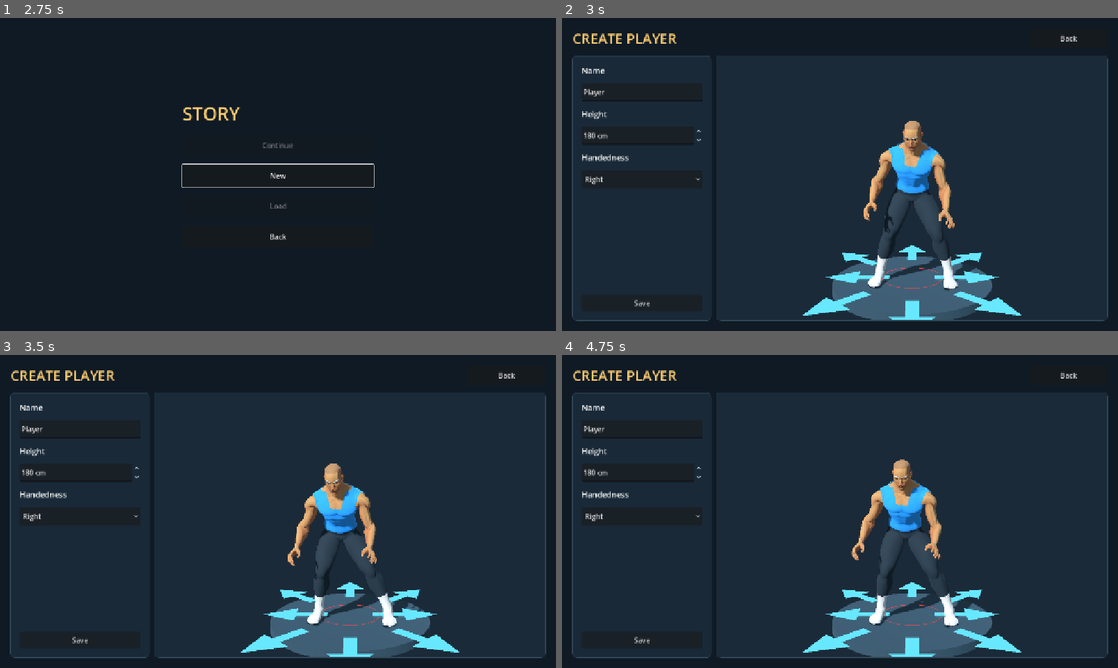
Above: before the commit, frames 1-4 (two rows, left to right).
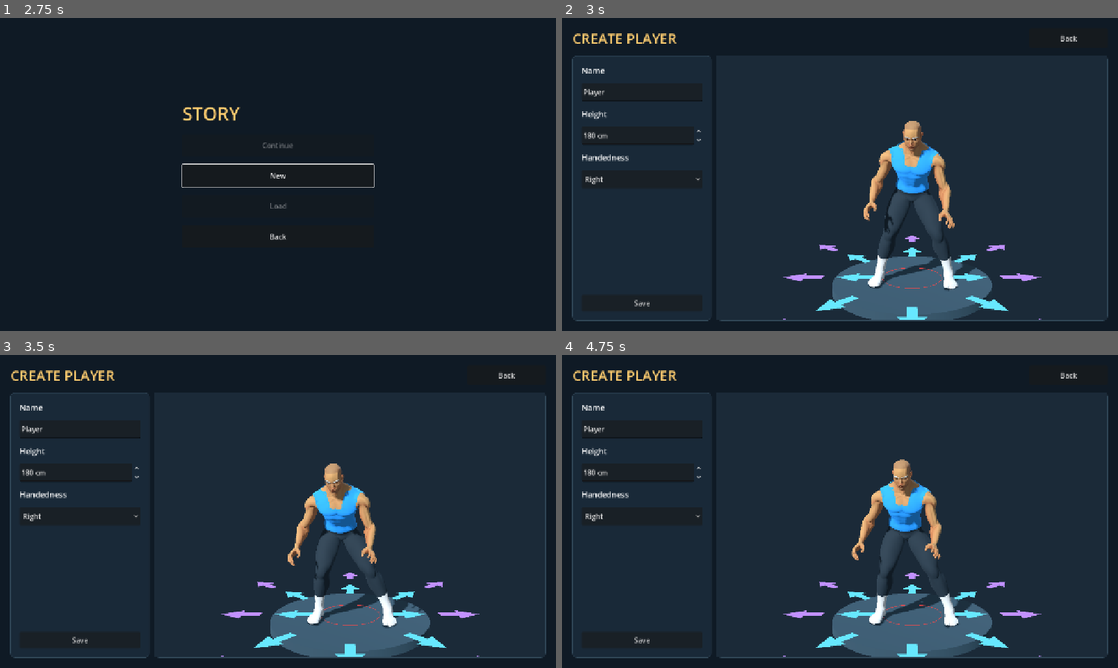
Above: after the commit, the same moments.

Repository: foreandr/volleyball
Game: Godot game, scene res://scenes/main.tscn
Two runs of this game, one before a commit and one after it. Both use one fixed random seed, a clock stepped at 60 frames per second and the inputs below.
Inputs:
- Up to frame 1 (2.75 s): click "Story" at 0.5 s; click "Back" at 1.25 s; click "Story" at 2 s
- Up to frame 2 (3 s): click "New" at 2.75 s
- Up to frame 3 (3.5 s): no input
- Up to frame 4 (4.75 s): click "Back" at 3.5 s; click "New" at 4.25 s

Frame 1 is identical in both runs. In frame 2, 1.3% of the frame differs, in the area x 39-87%, y 69-97%; in frame 3, 1.3%; in frame 4, 1.3%.

Commit message:
Select short and long feed arrows with middle click

Diff:
--- a/scripts/court_setup_drag.gd
+++ b/scripts/court_setup_drag.gd
@@ -38,13 +38,6 @@
 		var handle_point: Vector3 = origin if chosen == "destination" else page.ball_preview.source_ground.global_position
 		var picked_handle := not camera.is_position_behind(handle_point) and camera.unproject_position(handle_point).distance_to(point)<20
 		var picked_source := chosen == "ball" and not camera.is_position_behind(source) and camera.unproject_position(source).distance_to(point)<22
-		if not picked_handle and not picked_source and floor_hit is Vector3 and page.selected_category == "Forearm reception":
-			var arrows: MeshInstance3D = page.preview_player.get_node("DirectionArrows")
-			var aim: int = arrows.pick(arrows.to_local(floor_hit))
-			if aim >= 0:
-				page.angle_control.select_feed_aim(aim)
-				page.preview.grab_focus()
-				return true
 		var foot: Vector3 = page.preview_player.global_position
 		var head: Vector3 = foot+Vector3.UP*page.preview_player.scale.y*1.8
 		var player_hit := false
--- a/scripts/pass_angle_control.gd
+++ b/scripts/pass_angle_control.gd
@@ -17,6 +17,7 @@
 var spin_rate_field: SpinBox
 var float_field: SpinBox
 var reach_picker: OptionButton
+var arrow_set_picker: OptionButton
 var source_pad: Control
 var height_field: SpinBox
 var back_field: SpinBox
@@ -83,6 +84,19 @@
 	reach_picker.select(clampi(StorySession.receive_direction,0,RECEIVE_DIRECTIONS.size()-1))
 	reach_row.add_child(reach_picker)
 	reach_picker.item_selected.connect(select_feed_aim)
+	var arrow_row := HBoxContainer.new()
+	build_host.add_child(arrow_row)
+	var arrow_label := Label.new()
+	arrow_label.text = "Arrow set"
+	arrow_label.size_flags_horizontal = Control.SIZE_EXPAND_FILL
+	arrow_row.add_child(arrow_label)
+	arrow_set_picker = OptionButton.new()
+	arrow_set_picker.add_item("Distance 1 - Shift")
+	arrow_set_picker.add_item("Distance 2 - Lunge")
+	arrow_set_picker.select(clampi(StorySession.receive_distance_tier-1,0,1))
+	arrow_set_picker.tooltip_text = "Middle-click an inner or outer arrow on the court"
+	arrow_row.add_child(arrow_set_picker)
+	arrow_set_picker.item_selected.connect(func(_index): feed_aim_changed.emit())
 	build_host = destination_panel
 	destination_pad = preload("res://scripts/ball_source_pad.gd").new()
 	destination_pad.mode = "destination"
@@ -107,8 +121,9 @@
 	actual_label.hide()
 	build_host.add_child(actual_label)
 
-func select_feed_aim(index: int) -> void:
+func select_feed_aim(index: int, distance := 0) -> void:
 	reach_picker.select(index)
+	if distance > 0: arrow_set_picker.select(distance-1)
 	feed_aim_changed.emit()
 
 func begin_placement() -> void:
@@ -211,7 +226,8 @@
 
 func apply_feed_aim(player: Node3D) -> void:
 	StorySession.receive_direction = reach_picker.selected
-	player.get_node("DirectionArrows").select_direction(reach_picker.selected)
+	StorySession.receive_distance_tier = arrow_set_picker.selected+1
+	player.get_node("DirectionArrows").select_direction(reach_picker.selected,StorySession.receive_distance_tier)
 
 
 func _process(_delta: float) -> void:
--- a/scripts/player_direction_arrows.gd
+++ b/scripts/player_direction_arrows.gd
@@ -2,36 +2,44 @@
 
 const LANDING_RADIUS := 0.90
 const SIDE_LANDING_RADIUS := 0.55
+const LONG_LANDING_RADIUS := 1.55
+const LONG_SIDE_RADIUS := 1.10
 var selected := 0
+var selected_distance := 1
 
 func _ready() -> void:
 	name = "DirectionArrows"
 	cast_shadow = GeometryInstance3D.SHADOW_CASTING_SETTING_OFF
 	rebuild()
 
-func select_direction(index: int) -> void:
-	if selected == index: return
+func select_direction(index: int, distance := 1) -> void:
+	if selected == index and selected_distance == distance: return
 	selected = index
+	selected_distance = distance
 	rebuild()
 
-func pick(local_point: Vector3) -> int:
+func pick(local_point: Vector3) -> Vector2i:
 	var point := Vector2(local_point.x,local_point.z)
-	if point.length() <= 0.32: return 0
-	var closest := -1
-	var distance := 0.34
-	for index in range(1,9):
-		var center := arrow_center(index)
-		var candidate := point.distance_to(Vector2(center.x,center.z))
-		if candidate <= distance:
-			closest = index
-			distance = candidate
+	if point.length() <= 0.27: return Vector2i(0,selected_distance)
+	var closest := Vector2i(-1,1)
+	var best := 0.25
+	for distance in [1,2]:
+		for index in range(1,9):
+			var center := arrow_center(index,distance)
+			var candidate := point.distance_to(Vector2(center.x,center.z))
+			if candidate <= best:
+				closest = Vector2i(index,distance)
+				best = candidate
 	return closest
 
 func landing_target() -> Vector3:
-	return to_global(arrow_center(selected))
+	return to_global(arrow_center(selected,selected_distance))
 
-func arrow_center(index: int) -> Vector3:
-	return direction(index)*(SIDE_LANDING_RADIUS if index in [3,7] else LANDING_RADIUS)
+func arrow_center(index: int, distance := 1) -> Vector3:
+	var side := index in [3,7]
+	var radius := SIDE_LANDING_RADIUS if side else LANDING_RADIUS
+	if distance == 2: radius = LONG_SIDE_RADIUS if side else LONG_LANDING_RADIUS
+	return direction(index)*radius
 
 func direction(index: int) -> Vector3:
 	var angle := (index-1)*TAU/8.0
@@ -44,15 +52,18 @@
 	material.cull_mode = BaseMaterial3D.CULL_DISABLED
 	material.vertex_color_use_as_albedo = true
 	surface.surface_begin(Mesh.PRIMITIVE_TRIANGLES,material)
-	for index in range(1,9):
-		surface.surface_set_color(Color("ff4848") if index == selected else Color("67e8ff"))
-		var forward := direction(index)
-		var side := Vector3(forward.z,0,-forward.x)
-		var neck := arrow_center(index)+Vector3.UP*0.025
-		var tail := neck-forward*0.32
-		var tip := neck+forward*0.34
-		for point in [tail-side*0.055,tail+side*0.055,neck+side*0.055,tail-side*0.055,neck+side*0.055,neck-side*0.055,neck-side*0.18,neck+side*0.18,tip]:
-			surface.surface_add_vertex(point)
+	for distance in [1,2]:
+		for index in range(1,9):
+			var color := Color("67e8ff") if distance == 1 else Color("c291ff")
+			if index == selected and distance == selected_distance: color = Color("ff4848")
+			surface.surface_set_color(color)
+			var forward := direction(index)
+			var side := Vector3(forward.z,0,-forward.x)
+			var neck := arrow_center(index,distance)+Vector3.UP*0.025
+			var tail := neck-forward*0.19
+			var tip := neck+forward*0.22
+			for point in [tail-side*0.045,tail+side*0.045,neck+side*0.045,tail-side*0.045,neck+side*0.045,neck-side*0.045,neck-side*0.12,neck+side*0.12,tip]:
+				surface.surface_add_vertex(point)
 	surface.surface_end()
 	surface.surface_begin(Mesh.PRIMITIVE_LINE_STRIP,material)
 	surface.surface_set_color(Color("ff4848") if selected == 0 else Color("67e8ff"))
--- a/scripts/story_animations.gd
+++ b/scripts/story_animations.gd
@@ -29,6 +29,9 @@
 var preview_clock := 0.0
 var cpu_receive_clock := -INF
 var cpu_start := Vector3.INF
+var middle_arrow := Vector2i(-1,1)
+var middle_press := Vector2.ZERO
+var middle_dragged := false
 var drill_status: Label
 var distance_status: Label
 var timing_meter: Control
@@ -184,7 +187,7 @@
 	animation_list.item_selected.connect(preview_animation)
 	content.add_child(animation_list)
 	if category == "Forearm reception":
-		drill_status = label("F1 to play  |  WASD to move\nMouse to aim  |  Tap Q to receive\nScroll to set pass height",16)
+		drill_status = label("F1 to play  |  WASD to move\nMouse to aim  |  Tap Q to receive\nMiddle-click an arrow for the feed\nScroll to set pass height",16)
 		drill_status.autowrap_mode = TextServer.AUTOWRAP_WORD_SMART
 		content.add_child(drill_status)
 		distance_status = label("Distance 1  |  Short reach\nDistance 2  |  Lunge or high reach\nDistance 3  |  Dive planned",16)
@@ -288,13 +291,14 @@
 	angle_control.apply_feed_aim(preview_player)
 	timing_meter.reset_serve()
 	ball_preview.recalculate()
+	preview_clock = minf(0.0,ball_preview.contact_time-ball_preview.feed_duration)
 	ball_preview.tick(preview_clock,false)
 	sync_ball_results(angle_control.requested)
 
 func sync_ball_results(value: float) -> void:
 	if ball_preview.missed:
 		angle_control.actual_label.visible = true
-		angle_control.actual_label.text = "Feed aimed at the selected arrow"
+		angle_control.actual_label.text = "Feed aimed at a Distance %d arrow" % StorySession.receive_distance_tier
 		return
 	angle_control.sync_feed(ball_preview.feed_info)
 	angle_control.sync_output(ball_preview)
@@ -361,6 +365,15 @@
 			var center: Vector3 = ball_preview.platform(ball_preview.contact_time).ball
 			var travel: Vector3 = intercept.point-center
 			travel.y = 0.0
+			var arrows = preview_player.get_node("DirectionArrows")
+			if arrows.selected != 0 and arrows.selected_distance == 2:
+				var start: Vector3 = cpu_start if cpu_start.is_finite() else preview_player.position
+				var arrow_heading: Vector3 = ball_preview.aim_point-start
+				arrow_heading.y = 0.0
+				arrow_heading = arrow_heading.normalized()
+				var incoming: Vector3 = ball_preview.incoming.normalized()
+				var transverse := arrow_heading.slide(incoming).length()
+				travel -= arrow_heading*minf(1.8,0.77/maxf(0.25,transverse))
 			if travel.length() > 0.24:
 				if not cpu_start.is_finite(): cpu_start = preview_player.position
 				player_controls.move_cpu_toward(travel,delta)
@@ -464,9 +477,42 @@
 	drill_status.text = "Pass height  |  %.1f m" % height
 	ball_preview.update_practice_aim(true)
 
+func handle_middle_arrow(event: InputEvent) -> bool:
+	if not reception_drill_active(): return false
+	if event is InputEventMouseButton and event.button_index == MOUSE_BUTTON_MIDDLE:
+		if event.pressed:
+			middle_arrow = Vector2i(-1,1)
+			var point: Vector2 = setup_drag.screen_position(event.position)
+			var hit: Variant = Plane(Vector3.UP,0.065).intersects_ray(preview_camera.project_ray_origin(point),preview_camera.project_ray_normal(point))
+			if not hit is Vector3: return false
+			var arrows: MeshInstance3D = preview_player.get_node("DirectionArrows")
+			middle_arrow = arrows.pick(arrows.to_local(hit))
+			middle_press = event.position
+			middle_dragged = false
+			return middle_arrow.x >= 0
+		if middle_arrow.x < 0: return false
+		if not middle_dragged and event.position.distance_to(middle_press) <= 5.0:
+			angle_control.select_feed_aim(middle_arrow.x,middle_arrow.y)
+			preview.grab_focus()
+		middle_arrow = Vector2i(-1,1)
+		return true
+	if event is InputEventMouseMotion and middle_arrow.x >= 0:
+		if not (event.button_mask & MOUSE_BUTTON_MASK_MIDDLE):
+			middle_arrow = Vector2i(-1,1)
+			return false
+		if event.position.distance_to(middle_press) > 5.0: middle_dragged = true
+		if middle_dragged:
+			if player_controls.active: adjust_pass_height(-event.relative.y*0.018)
+			else: pan_view(event.relative)
+		return true
+	return false
+
 func handle_preview_input(event: InputEvent) -> void:
 	if reception_review.active:
 		super.handle_preview_input(event)
+		return
+	if handle_middle_arrow(event):
+		preview.accept_event()
 		return
 	if player_controls!=null and player_controls.active:
 		if reception_drill_active():
--- a/scripts/story_session.gd
+++ b/scripts/story_session.gd
@@ -96,6 +96,7 @@
 var feed_fit := "angle"
 
 var receive_direction := 0
+var receive_distance_tier := 1
 var ball_tab := 0
 var pass_destination := Vector2(0.026413498,1.5744464)
 var pass_apex := 4.9
@@ -111,7 +112,7 @@
 }
 var preview_hash := 0
 var preview_path := "user://preview_setup.cfg"
-const PREVIEW_FIELDS := ["pass_start","pass_distance","pass_ …(113 unchanged characters)… height","feed_fit","receive_direction","ball_tab","pass_destination","pass_apex","destination_fit","preview_camera"]
+const PREVIEW_FIELDS := ["pass_start","pass_distance","pass_ …(113 unchanged characters)… height","feed_fit","receive_direction","receive_distance_tier","ball_tab","pass_destination","pass_apex","destination_fit","preview_camera"]
 
 func _ready() -> void:
 	AudioServer.set_bus_mute(AudioServer.get_bus_index("Master"),true)
